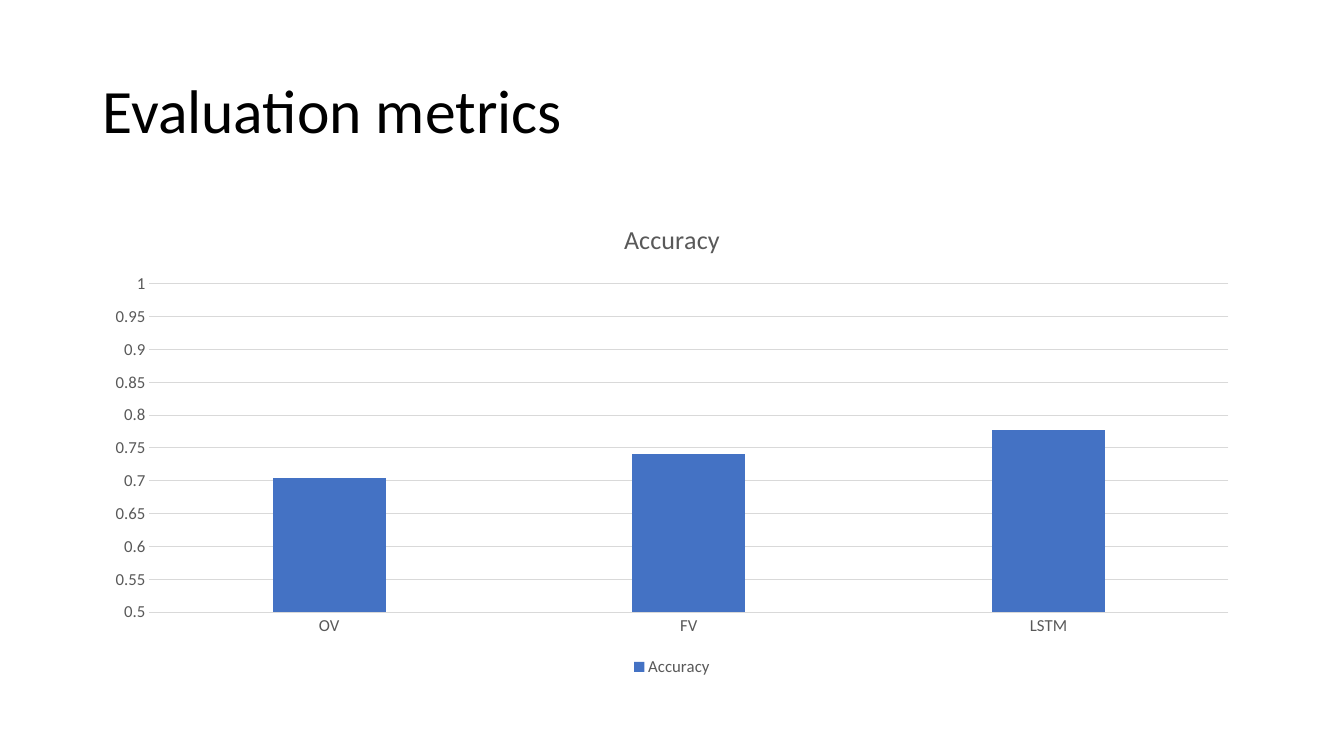
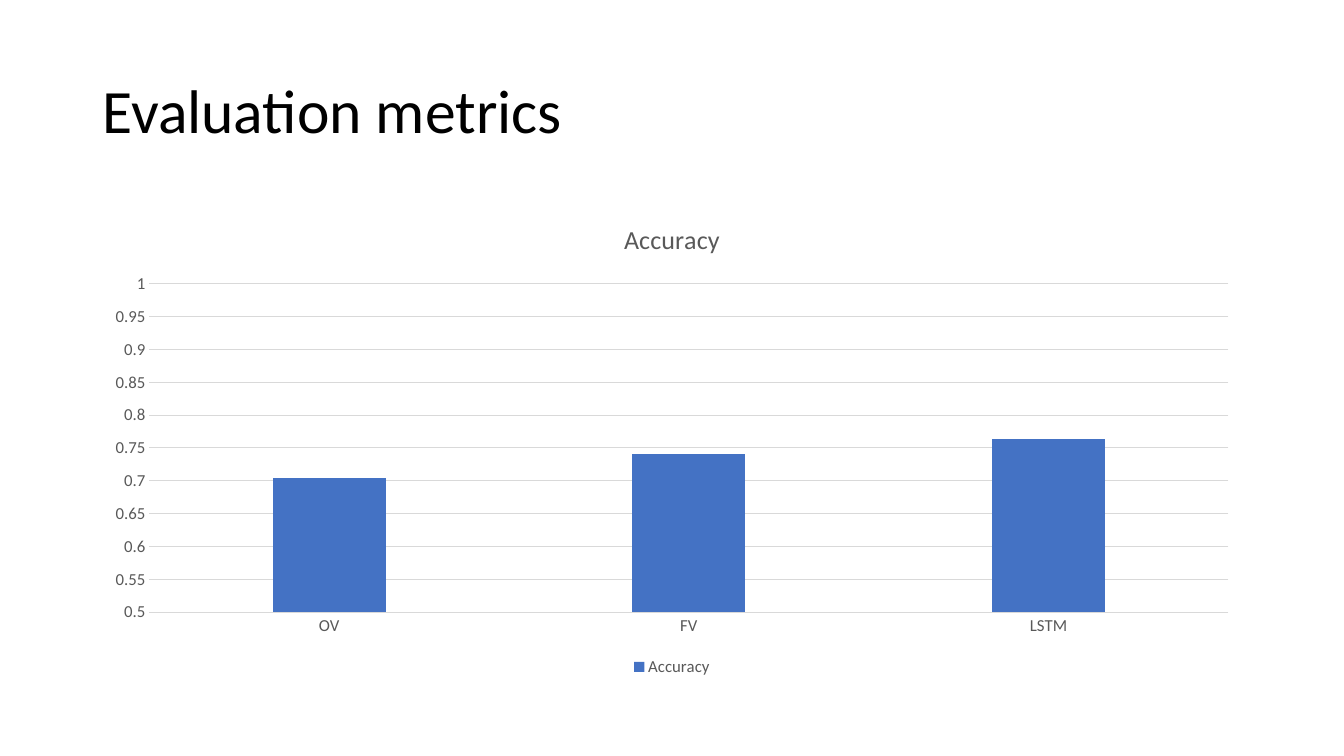
Before and after one commit to elysio2/comp472-a3, a slide deck: slide 6 of Demo_A3_40051654.pptx. Drawn at 1344x756 pixels with LibreOffice and Linux fonts; fonts in the diff are those of the drawing. Boxes give left, top, right and bottom in pixels: in the first picture for what was removed or moved away, otherwise in the second. Text is boxed around its words. In the diff, an @@ line names an element or a change of style, - is before the commit and + after.

Commit message:
lstm and demo

```diff
--- a/Demo_A3_40051654.pptx
+++ b/Demo_A3_40051654.pptx
@@ column chart at box(93, 202, 1252, 682) @@
@@ Accuracy, LSTM: 0.78 to 0.76 @@
```
Also in this commit, not shown: 3 other slides changed, 2 slides added, 11 other files.
